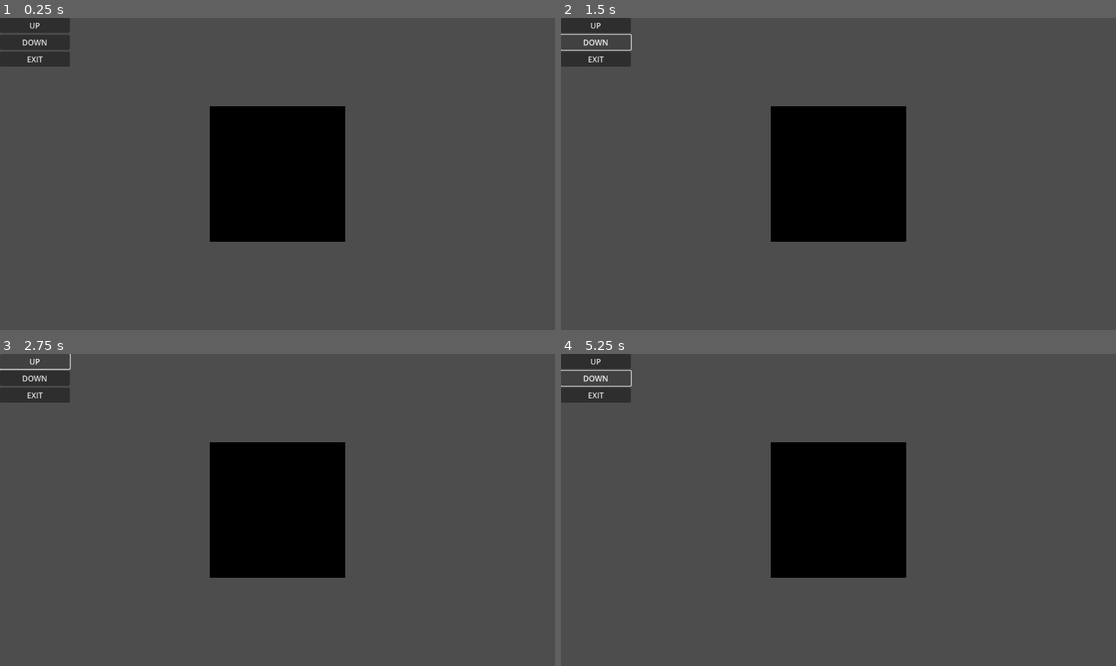
Above: before the commit, frames 1-4 (two rows, left to right).
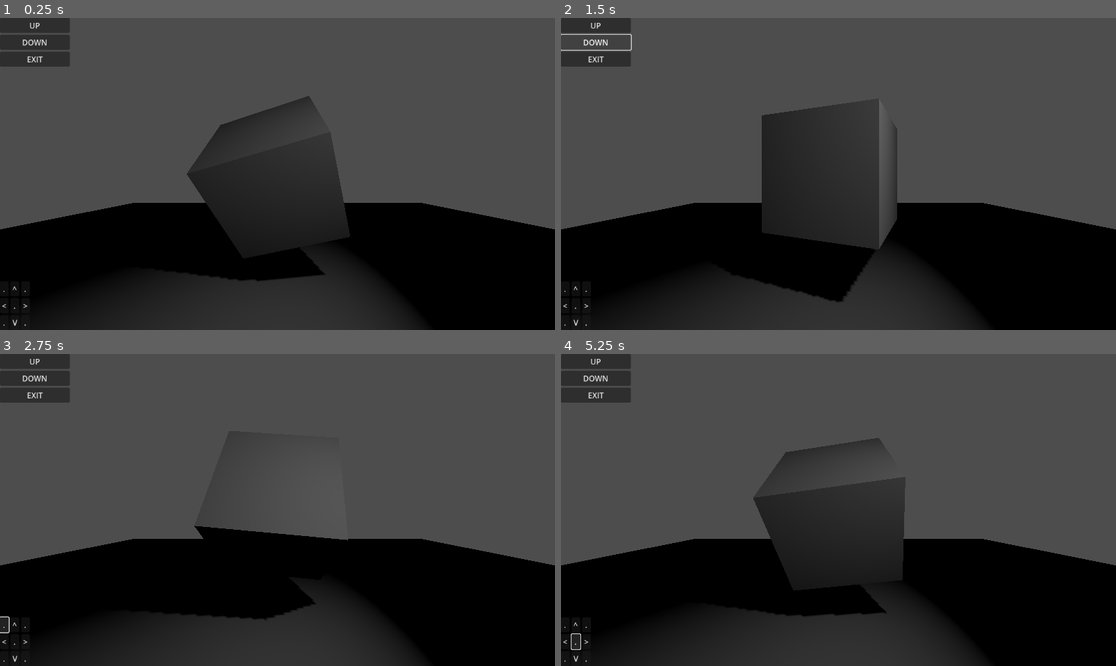
Above: after the commit, the same moments.

Repository: WLGfx/godot_shadow_testing
Game: Godot game, scene res://scene/spin it.tscn
The game is run twice, just before and just after one commit, with the same random seed, the same clock (stepped at 60 frames per second) and the same inputs. Before the commit the project has no main scene; this scene is started directly in both runs.
Inputs:
- Up to frame 1 (0.25 s): no input
- Up to frame 2 (1.5 s): click "UP" at 0.5 s; click "DOWN" at 1.25 s
- Up to frame 3 (2.75 s): click "UP" (after the commit: ".") at 2 s
- Up to frame 4 (5.25 s): click "DOWN" (after the commit: "<") at 2.75 s; click "EXIT" (after the commit: ".") at 3.5 s; click "UP" (after the commit: "^") at 4.25 s; click "DOWN" (after the commit: ".") at 5 s

The runs differ from the first frame. In frame 1, 47% of the frame differs, in the area x 0-100%, y 24-100%; in frame 2, 46%; in frame 3, 43%; in frame 4, 46%.

Commit message:
Basics working great

Diff:
--- a/project.godot
+++ b/project.godot
@@ -11,6 +11,7 @@
 [application]
 
 config/name="shadow testing"
+run/main_scene="res://scene/spin it.tscn"
 config/features=PackedStringArray("4.3", "GL Compatibility")
 config/icon="res://icon.svg"
 
--- a/scene/box.tscn
+++ b/scene/box.tscn
@@ -1,12 +1,174 @@
-[gd_scene load_steps=2 format=3 uid="uid://8so08tx8pljj"]
+[gd_scene load_steps=7 format=3 uid="uid://8so08tx8pljj"]
 
 [sub_resource type="BoxMesh" id="BoxMesh_rdbp3"]
+
+[sub_resource type="Animation" id="Animation_fa0kb"]
+length = 0.001
+tracks/0/type = "value"
+tracks/0/imported = false
+tracks/0/enabled = true
+tracks/0/path = NodePath(".:rotation")
+tracks/0/interp = 1
+tracks/0/loop_wrap = true
+tracks/0/keys = {
+"times": PackedFloat32Array(0),
+"transitions": PackedFloat32Array(1),
+"update": 0,
+"values": [Vector3(0, 0, 0)]
+}
+tracks/1/type = "bezier"
+tracks/1/imported = false
+tracks/1/enabled = true
+tracks/1/path = NodePath(".:rotation:x")
+tracks/1/interp = 1
+tracks/1/loop_wrap = true
+tracks/1/keys = {
+"handle_modes": PackedInt32Array(0),
+"points": PackedFloat32Array(0, -0.25, 0, 0.25, 0),
+"times": PackedFloat32Array(0)
+}
+tracks/2/type = "bezier"
+tracks/2/imported = false
+tracks/2/enabled = true
+tracks/2/path = NodePath(".:rotation:y")
+tracks/2/interp = 1
+tracks/2/loop_wrap = true
+tracks/2/keys = {
+"handle_modes": PackedInt32Array(0),
+"points": PackedFloat32Array(0, -0.25, 0, 0.25, 0),
+"times": PackedFloat32Array(0)
+}
+tracks/3/type = "bezier"
+tracks/3/imported = false
+tracks/3/enabled = true
+tracks/3/path = NodePath(".:rotation:z")
+tracks/3/interp = 1
+tracks/3/loop_wrap = true
+tracks/3/keys = {
+"handle_modes": PackedInt32Array(0),
+"points": PackedFloat32Array(0, -0.25, 0, 0.25, 0),
+"times": PackedFloat32Array(0)
+}
+
+[sub_resource type="Animation" id="Animation_htlj8"]
+resource_name = "spinz"
+length = 3.6
+loop_mode = 1
+tracks/0/type = "rotation_3d"
+tracks/0/imported = false
+tracks/0/enabled = false
+tracks/0/path = NodePath(".")
+tracks/0/interp = 1
+tracks/0/loop_wrap = true
+tracks/0/keys = PackedFloat32Array()
+tracks/1/type = "bezier"
+tracks/1/imported = false
+tracks/1/enabled = false
+tracks/1/path = NodePath(".:rotation:x")
+tracks/1/interp = 1
+tracks/1/loop_wrap = true
+tracks/1/keys = {
+"handle_modes": PackedInt32Array(0, 0, 0),
+"points": PackedFloat32Array(0, -0.25, 0, 0.25, 0, 0, -0.25, 0, 0.25, 0, 0, -0.25, 0, 0.25, 0),
+"times": PackedFloat32Array(0, 1.8, 3.6)
+}
+tracks/2/type = "bezier"
+tracks/2/imported = false
+tracks/2/enabled = false
+tracks/2/path = NodePath(".:rotation:y")
+tracks/2/interp = 1
+tracks/2/loop_wrap = true
+tracks/2/keys = {
+"handle_modes": PackedInt32Array(0, 0, 0),
+"points": PackedFloat32Array(0, -0.25, 0, 0.25, 0, 0, -0.25, 0, 0.25, 0, 0, -0.25, 0, 0.25, 0),
+"times": PackedFloat32Array(0, 1.8, 3.6)
+}
+tracks/3/type = "bezier"
+tracks/3/imported = false
+tracks/3/enabled = true
+tracks/3/path = NodePath(".:rotation:z")
+tracks/3/interp = 1
+tracks/3/loop_wrap = true
+tracks/3/keys = {
+"handle_modes": PackedInt32Array(0, 0, 0),
+"points": PackedFloat32Array(0, -0.25, 0, 0.25, 0, 3.14159, -0.25, 0, 0.25, 0, 6.28319, -0.25, 0, 0.25, 0),
+"times": PackedFloat32Array(0, 1.8, 3.6)
+}
+
+[sub_resource type="Animation" id="Animation_nqgbb"]
+resource_name = "spinx"
+length = 2.0
+loop_mode = 1
+tracks/0/type = "bezier"
+tracks/0/imported = false
+tracks/0/enabled = true
+tracks/0/path = NodePath(".:rotation:x")
+tracks/0/interp = 1
+tracks/0/loop_wrap = true
+tracks/0/keys = {
+"handle_modes": PackedInt32Array(0, 0, 0),
+"points": PackedFloat32Array(0, -0.25, 0, 0.25, 0, 3.14159, -0.25, 0, 0.25, 0, 6.28319, -0.25, 0, 0.25, 0),
+"times": PackedFloat32Array(0, 1, 2)
+}
+tracks/1/type = "bezier"
+tracks/1/imported = false
+tracks/1/enabled = false
+tracks/1/path = NodePath(".:rotation:y")
+tracks/1/interp = 1
+tracks/1/loop_wrap = true
+tracks/1/keys = {
+"handle_modes": PackedInt32Array(0, 0, 0),
+"points": PackedFloat32Array(0, -0.25, 0, 0.25, 0, 0, -0.25, 0, 0.25, 0, 0, -0.25, 0, 0.25, 0),
+"times": PackedFloat32Array(0, 1, 2)
+}
+tracks/2/type = "bezier"
+tracks/2/imported = false
+tracks/2/enabled = false
+tracks/2/path = NodePath(".:rotation:z")
+tracks/2/interp = 1
+tracks/2/loop_wrap = true
+tracks/2/keys = {
+"handle_modes": PackedInt32Array(0, 0, 0),
+"points": PackedFloat32Array(0, -0.25, 0, 0.25, 0, 0, -0.25, 0, 0.25, 0, 0, -0.25, 0, 0.25, 0),
+"times": PackedFloat32Array(0, 1, 2)
+}
+
+[sub_resource type="AnimationLibrary" id="AnimationLibrary_6yiyh"]
+_data = {
+"RESET": SubResource("Animation_fa0kb"),
+"spinx": SubResource("Animation_nqgbb"),
+"spinz": SubResource("Animation_htlj8")
+}
+
+[sub_resource type="PlaneMesh" id="PlaneMesh_cjea4"]
+size = Vector2(10, 10)
 
 [node name="Node3D" type="Node3D"]
 
 [node name="Camera3D" type="Camera3D" parent="."]
-transform = Transform3D(1, 0, 0, 0, 1, 0, 0, 0, 1, 0, 0, 2)
+transform = Transform3D(1, 0, 0, 0, 1, 0, 0, 0, 1, 0, 1, 2)
 
 [node name="MeshInstance3D" type="MeshInstance3D" parent="."]
+transform = Transform3D(1, 0, 0, 0, 1, 0, 0, 0, 1, 0, 1, 0)
 mesh = SubResource("BoxMesh_rdbp3")
 skeleton = NodePath("../Camera3D")
+
+[node name="AnimationPlayer" type="AnimationPlayer" parent="MeshInstance3D"]
+libraries = {
+"": SubResource("AnimationLibrary_6yiyh")
+}
+autoplay = "spinx"
+
+[node name="AnimationPlayer2" type="AnimationPlayer" parent="MeshInstance3D"]
+libraries = {
+"": SubResource("AnimationLibrary_6yiyh")
+}
+autoplay = "spinz"
+
+[node name="MeshInstance3D2" type="MeshInstance3D" parent="."]
+mesh = SubResource("PlaneMesh_cjea4")
+
+[node name="SpotLight3D" type="SpotLight3D" parent="."]
+transform = Transform3D(0.569179, 0, 0.822214, -0.483099, 0.809181, 0.334426, -0.66532, -0.587559, 0.460569, 1.62202, 2.05122, 1.91947)
+shadow_enabled = true
+spot_range = 4.64593
--- a/scene/ui.tscn
+++ b/scene/ui.tscn
@@ -1,26 +1,83 @@
 [gd_scene format=3 uid="uid://0nghdn3aom1x"]
 
-[node name="Node2D" type="Node2D"]
+[node name="Node2D" type="Control"]
+layout_mode = 3
+anchors_preset = 15
+anchor_right = 1.0
+anchor_bottom = 1.0
+grow_horizontal = 2
+grow_vertical = 2
+size_flags_horizontal = 3
+size_flags_vertical = 3
 
-[node name="Control" type="Control" parent="."]
-layout_mode = 3
-anchors_preset = 0
-offset_right = 833.0
-offset_bottom = 414.0
-
-[node name="VBoxContainer" type="VBoxContainer" parent="Control"]
+[node name="Top Left" type="VBoxContainer" parent="."]
 layout_mode = 0
 offset_right = 145.0
-offset_bottom = 66.0
+offset_bottom = 101.0
 
-[node name="Button" type="Button" parent="Control/VBoxContainer"]
+[node name="Button" type="Button" parent="Top Left"]
 layout_mode = 2
 text = "UP"
 
-[node name="Button2" type="Button" parent="Control/VBoxContainer"]
+[node name="Button2" type="Button" parent="Top Left"]
 layout_mode = 2
 text = "DOWN"
 
-[node name="Button3" type="Button" parent="Control/VBoxContainer"]
+[node name="Button3" type="Button" parent="Top Left"]
 layout_mode = 2
 text = "EXIT"
+
+[node name="Arrows" type="HBoxContainer" parent="."]
+layout_mode = 1
+anchors_preset = 2
+anchor_top = 1.0
+anchor_bottom = 1.0
+offset_top = -101.0
+offset_right = 62.0
+grow_vertical = 0
+alignment = 2
+
+[node name="1st" type="VBoxContainer" parent="Arrows"]
+layout_mode = 2
+
+[node name="Button" type="Button" parent="Arrows/1st"]
+layout_mode = 2
+text = "."
+
+[node name="Button2" type="Button" parent="Arrows/1st"]
+layout_mode = 2
+text = "<"
+
+[node name="Button3" type="Button" parent="Arrows/1st"]
+layout_mode = 2
+text = "."
+
+[node name="2nd" type="VBoxContainer" parent="Arrows"]
+layout_mode = 2
+
+[node name="Button" type="Button" parent="Arrows/2nd"]
+layout_mode = 2
+text = "^"
+
+[node name="Button2" type="Button" parent="Arrows/2nd"]
+layout_mode = 2
+text = "."
+
+[node name="Button3" type="Button" parent="Arrows/2nd"]
+layout_mode = 2
+text = "V"
+
+[node name="3rd" type="VBoxContainer" parent="Arrows"]
+layout_mode = 2
+
+[node name="Button" type="Button" parent="Arrows/3rd"]
+layout_mode = 2
+text = "."
+
+[node name="Button2" type="Button" parent="Arrows/3rd"]
+layout_mode = 2
+text = ">"
+
+[node name="Button3" type="Button" parent="Arrows/3rd"]
+layout_mode = 2
+text = "."
